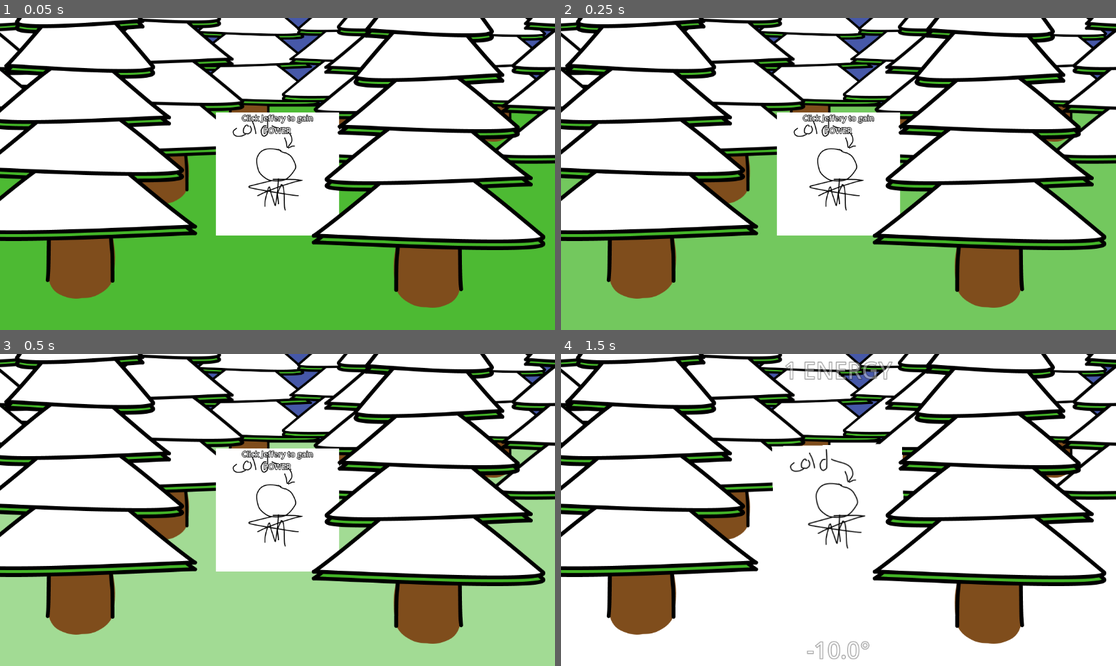
Above: before the commit, frames 1-4 (two rows, left to right).
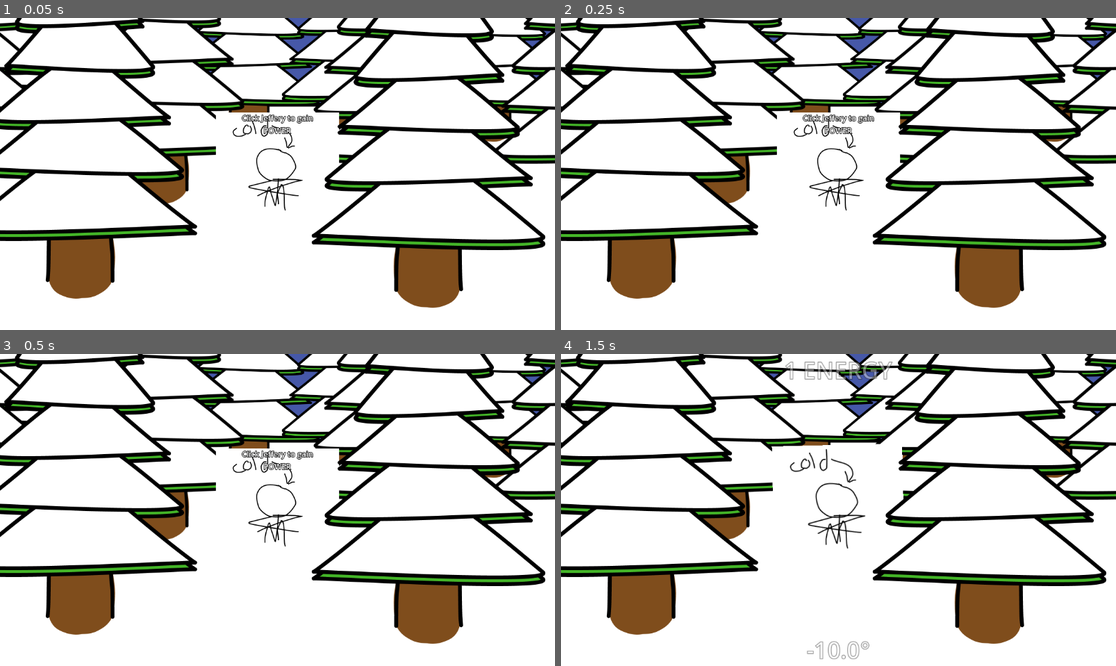
Above: after the commit, the same moments.

Repository: ToasterPanic/its-cold-outside
Game: Godot game, scene res://scenes/game.tscn
The game is run twice, just before and just after one commit, with the same random seed, the same clock (stepped at 60 frames per second) and the same inputs.
Inputs (mouse positions are in pixels of both pictures, inside the frame that each line leads up to):
- Up to frame 1 (0.05 s): no input
- Up to frame 2 (0.25 s): no input
- Up to frame 3 (0.5 s): no input
- Up to frame 4 (1.5 s): tap Enter at 0.5 s; move the mouse to (960, 494) at 0.52 s; hold Right 0.53-1.25 s; right-click (960, 494) at 0.6 s; click (960, 494) at 0.67 s; click "Click Jeffery to gain POWER" at 1.25 s

The runs differ from the first frame. In frame 1, 28% of the frame differs, in the area x 0-100%, y 28-100%; in frame 2, 28%; in frame 3, 28%; in frame 4, nothing differs.

Commit message:
Ascension, bug fixes, art assets

Diff:
--- a/scenes/game.tscn
+++ b/scenes/game.tscn
@@ -56,13 +56,13 @@
 [node name="Ground" type="Node2D" parent="."]
 script = ExtResource("5_vtaks")
 
+[node name="NoSnow" type="Sprite2D" parent="Ground"]
+position = Vector2(-51, 552)
+texture = ExtResource("7_kvpfn")
+
 [node name="Snow" type="Sprite2D" parent="Ground"]
 position = Vector2(-51, 552)
 texture = ExtResource("3_p57ef")
-
-[node name="NoSnow" type="Sprite2D" parent="Ground"]
-position = Vector2(-51, 552)
-texture = ExtResource("7_kvpfn")
 
 [node name="Sprite2D13" parent="." instance=ExtResource("8_0tnpc")]
 position = Vector2(-58.00003, -367)
@@ -268,7 +268,7 @@
 [node name="HFlowContainer" type="HFlowContainer" parent="CanvasLayer/Control/Panel/Tabs/Status/VBox"]
 layout_mode = 2
 
-[node name="Button" type="Button" parent="CanvasLayer/Control/Panel/Tabs/Status/VBox/HFlowContainer"]
+[node name="Ascend" type="Button" parent="CanvasLayer/Control/Panel/Tabs/Status/VBox/HFlowContainer"]
 custom_minimum_size = Vector2(128, 128)
 layout_mode = 2
 text = "ASCEND"
@@ -473,6 +473,7 @@
 
 [connection signal="pressed" from="Jeffery" to="." method="_on_jeffery_pressed"]
 [connection signal="tab_changed" from="CanvasLayer/Control/Panel/Tabs" to="." method="_on_tabs_tab_changed"]
+[connection signal="pressed" from="CanvasLayer/Control/Panel/Tabs/Status/VBox/HFlowContainer/Ascend" to="." method="_on_ascend_pressed"]
 [connection signal="pressed" from="CanvasLayer/Control/Panel/Tabs/Potato Farming/VBox/HFlowContainer/BuyPotatoCrop" to="." method="_on_buy_potato_crop_pressed"]
 [connection signal="pressed" from="CanvasLayer/Control/Panel/Tabs/Potato Farming/VBox/Selection/MutateCrop" to="." method="_on_mutate_crop_pressed"]
 [connection signal="value_changed" from="CanvasLayer/Control/Panel/Tabs/Settings/VBox/Flow/MasterVolume" to="." method="_on_master_volume_value_changed"]
--- a/scripts/crop.gd
+++ b/scripts/crop.gd
@@ -9,12 +9,14 @@
 	mutation += 1
 
 	if randf() < global.crops[type].sensitivity:
+		print("FAILURE too sensitive")
 		return
 
 	var mutation_table = []
 
 	for n in global.crops.keys():
 		if global.crops[n].mutation_level > mutation:
+			print("no " + n)
 			continue
 
 		var i = 0
@@ -22,8 +24,12 @@
 			mutation_table.push_front(n); i += 1
 
 	var mutation = mutation_table[randi_range(0, mutation_table.size() - 1)]
+	print(mutation)
 
 	type = mutation
+
+	progress = 0
+	texture_normal = load("res://textures/crops/" + type + "_growing.png")
 
 func _ready() -> void:
 	texture_normal = load("res://textures/crops/" + type + "_growing.png")
@@ -59,6 +65,11 @@
 
 		texture_normal = load("res://textures/crops/" + type + "_growing.png")
 
-		game.potatoes += 1
+		var addition = randi_range(global.crops[type].result_min, global.crops[type].result_max)
+
+		if game.ascensions > 0:
+			addition *= 1.5
+
+		game.potatoes += ceili(addition)
 	else:
 		progress += 1.5 / global.crops[type].time_to_grow
--- a/scripts/game.gd
+++ b/scripts/game.gd
@@ -5,7 +5,8 @@
 var potatoes = 0
 var temperature = -10
 var tutorial_progress = 0
-var rebirths = 0
+var ascensions = 0
+var ascension_level = 0
 var energy_capped = false
 
 var master_volume = 1
@@ -50,7 +51,9 @@
 		"total_energy_produced": total_energy_produced,
 		"total_power_produced": total_power_produced,
 		"crops": crops,
-		"potatoes": potatoes
+		"potatoes": potatoes,
+		"ascensions": ascensions,
+		"ascension_level": ascension_level,
 	}
 	return save_dict
 
@@ -108,10 +111,11 @@
 				print("JSON Parse Error: ", json.get_error_message(), " in ", json_string, " at line ", json.get_error_line())
 				continue
 
-			power = floori(json.data.power)
-			energy = floori(json.data.energy)
-			boughts = json.data.boughts
-			upgrades = json.data.upgrades
+			if json.data.has("power"):
+				power = floori(json.data.power)
+				energy = floori(json.data.energy)
+				boughts = json.data.boughts
+				upgrades = json.data.upgrades
 
 			if json.data.has("master_volume"):
 				master_volume = json.data.master_volume
@@ -125,6 +129,13 @@
 			if json.data.has("potatoes"):
 				potatoes = json.data.potatoes
 
+			if json.data.has("ascensions"):
+				ascensions = json.data.ascensions
+				ascension_level = json.data.ascension_level
+
+				if ascensions > 0:
+					upgrades.potato_ascension = true
+
 			if json.data.has("crops"):
 				for n in json.data.crops:
 					var crop = crop_scene.instantiate()
@@ -140,7 +151,8 @@
 			AudioServer.set_bus_volume_linear(1, music_volume)
 			AudioServer.set_bus_volume_linear(2, sfx_volume)
 
-			tutorial_progress = floori(json.data.tutorial_progress)
+			if json.data.has("tutorial_progress"):
+				tutorial_progress = floori(json.data.tutorial_progress)
 			print("TUT" + global.numtext(tutorial_progress))
 
 
@@ -240,19 +252,24 @@
 
 		$"CanvasLayer/Control/Panel/Tabs".set_tab_hidden(0, alert_text == "")
 
-		$"CanvasLayer/Control/Panel/Tabs".set_tab_hidden(0, upgrades.potato_ascension)
+		$"CanvasLayer/Control/Panel/Tabs".set_tab_hidden(4, !upgrades.potato_ascension)
 
 		$"CanvasLayer/Control/Panel/Tabs/ALERT!/VBox/Text".text = alert_text
 
-		$CanvasLayer/Control/Panel/Tabs/Status/VBox/Label.text = """ENERGY income: %s per second
-POWER income: %s per second
+		$CanvasLayer/Control/Panel/Tabs/Status/VBox/Label.text = """ENERGY income: %s/s
+POWER income: %s/s
 
 Total ENERGY produced: %s
-Total POWER produced: %s""" % [
+Total POWER produced: %s
+
+Ascensions: %s
+Ascension level: %s""" % [
 		global.numtext(energy_per_second),
 		global.numtext(power_per_second),
 		global.numtext(total_energy_produced),
-		global.numtext(total_power_produced)
+		global.numtext(total_power_produced),
+		floorf(ascensions),
+		global.numtext(floorf(ascension_level))
 	]
 
 	$Jeffery.rotation_degrees /= 1 + (delta * 6)
@@ -356,3 +373,20 @@
 	potatoes -= 5
 
 	selected_crop.mutate()
+
+
+func _on_ascend_pressed() -> void:
+	var dir = DirAccess.remove_absolute("user://savegame.save")
+
+	var save_file = FileAccess.open("user://savegame.save", FileAccess.WRITE)
+
+	var json_string = JSON.stringify({
+		"ascensions": ascensions + 1,
+		"ascension_level": potatoes / 100
+	})
+
+	save_file.store_line(json_string)
+
+	save_file.close()
+
+	get_tree().change_scene_to_file("res://scenes/game.tscn")
--- a/scripts/global.gd
+++ b/scripts/global.gd
@@ -35,7 +35,7 @@
 		},
 	},
 	"potato_ascension": {
-		"description": "Farm potatoes for the Potato God. Farm potatoes for the Potato God. Farm potatoes for the Potato God. Farm potatoes for the Potato God. Farm potatoes for the Potato God.",
+		"description": "Farm potatoes for the Potato God. Allows you to Ascend (find it in the Status tab).",
 		"name": "Potato Ascension",
 		"costs": {
 			"energy": 50000
@@ -213,8 +213,8 @@
 		"result_max": 6,
 		"sensitivity": 0.2,
 		"mutation_level": 1,
-		"rarity": 1,
-	},
+		"rarity": 2,
+	}
 }
 
 # Takes a number, makes it a string, abbreviates it by size
Binary file added: textures/crops/golden_potato_growing.png
Not shown, added: textures/crops/golden_potato_growing.png.import
Binary file added: textures/crops/golden_potato_grown.png
Not shown, added: textures/crops/golden_potato_grown.png.import
Binary file added: textures/crops/golden_potato_item.png
Not shown, added: textures/crops/golden_potato_item.png.import
Binary file added: textures/crops/helltato_growing.png
Not shown, added: textures/crops/helltato_growing.png.import
Binary file added: textures/crops/helltato_grown.png
Not shown, added: textures/crops/helltato_grown.png.import
Binary file added: textures/crops/helltato_item.png
Not shown, added: textures/crops/helltato_item.png.import
